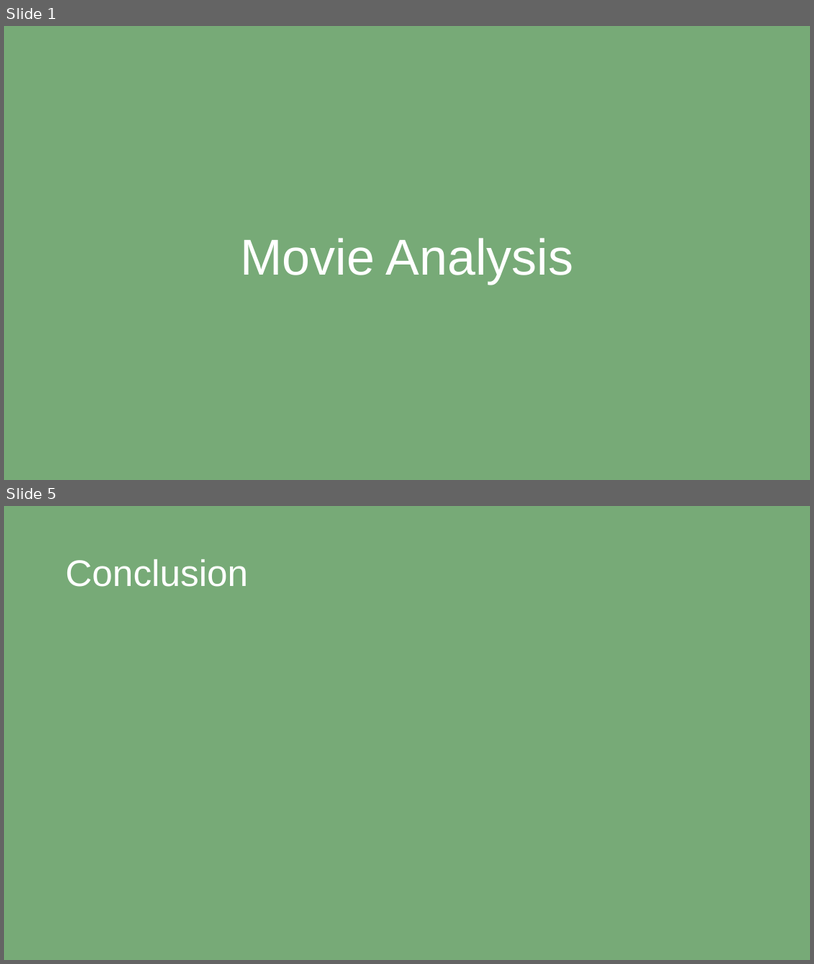
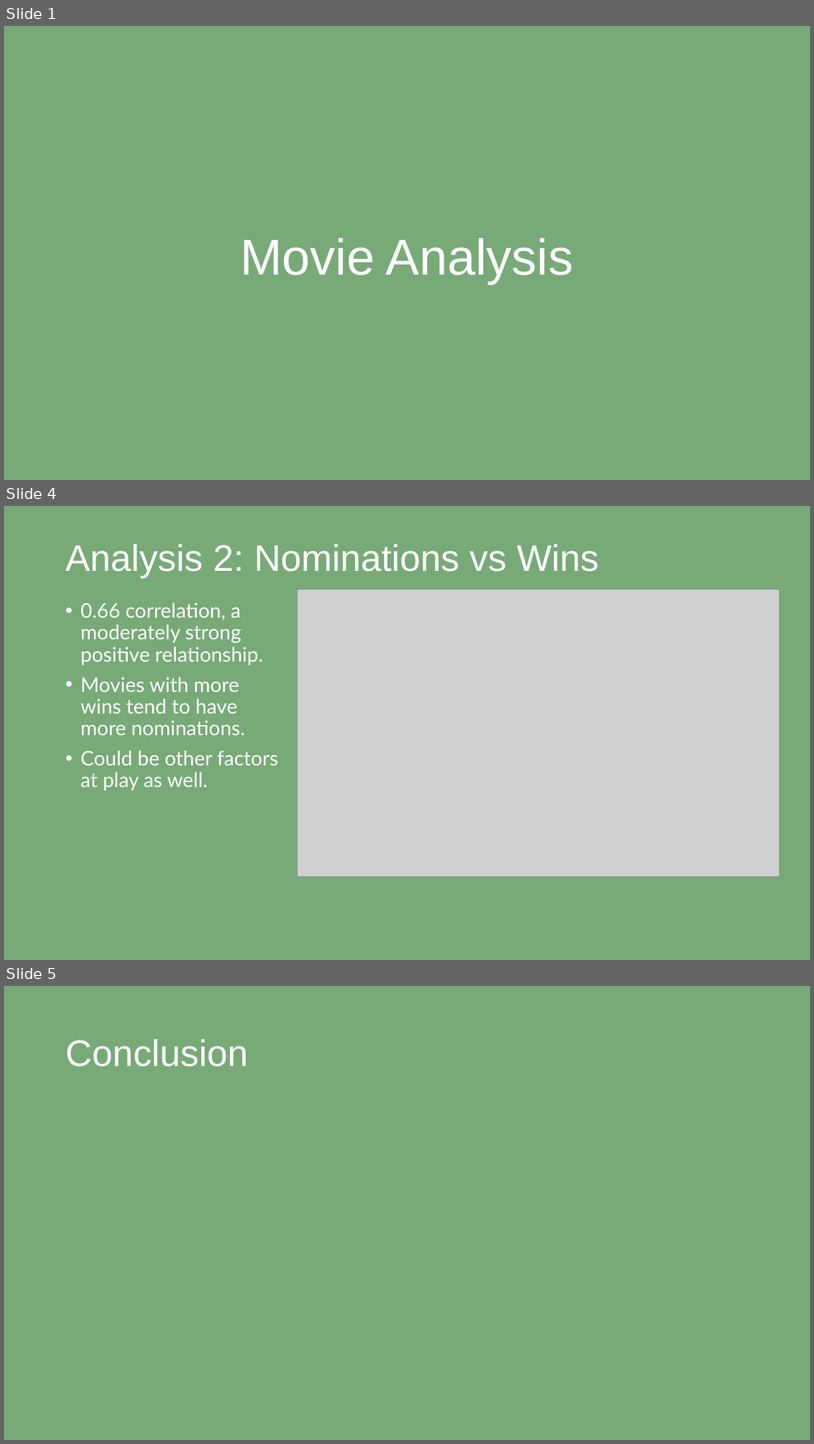
Before and after one commit to dtoshm/data_project_eight, a slide deck: movie_presentation.pptx. Shown one above the other, each under a label of ours: slides 1 and 5 before the commit, slides 1, 4 and 5 after it; the slides between them are not shown. The pictures are 814x964 and 814x1444 pixels, drawn with LibreOffice and Linux fonts; fonts in the diff are those of the drawing; grey boxes stand for pictures. Boxes give left, top, right and bottom in pixels: in the first picture for what was removed or moved away, otherwise in the second. Text is boxed around its words. In the diff, an @@ line names an element or a change of style, - is before the commit and + after.

```diff
--- a/movie_presentation.pptx
+++ b/movie_presentation.pptx
@@ slide 4 added at (x1=4, y1=506, x2=810, y2=960), background #77AA77 @@
@@ text added at (x1=65, y1=544, x2=599, y2=578), 44 pt, text #FFFFFF @@
+Analysis 2: Nominations vs Wins
@@ picture added at (x1=298, y1=589, x2=780, y2=877) @@
@@ text added at (x1=80, y1=602, x2=278, y2=790), 24 pt, text #FFFFFF @@
+• 0.66 correlation, a moderately strong positive relationship.
+• Movies with more wins tend to have more nominations.
+• Could be other factors at play as well.
```
Also in this commit, not shown: 2 other slides added, 3 slides removed, 1 other file.
